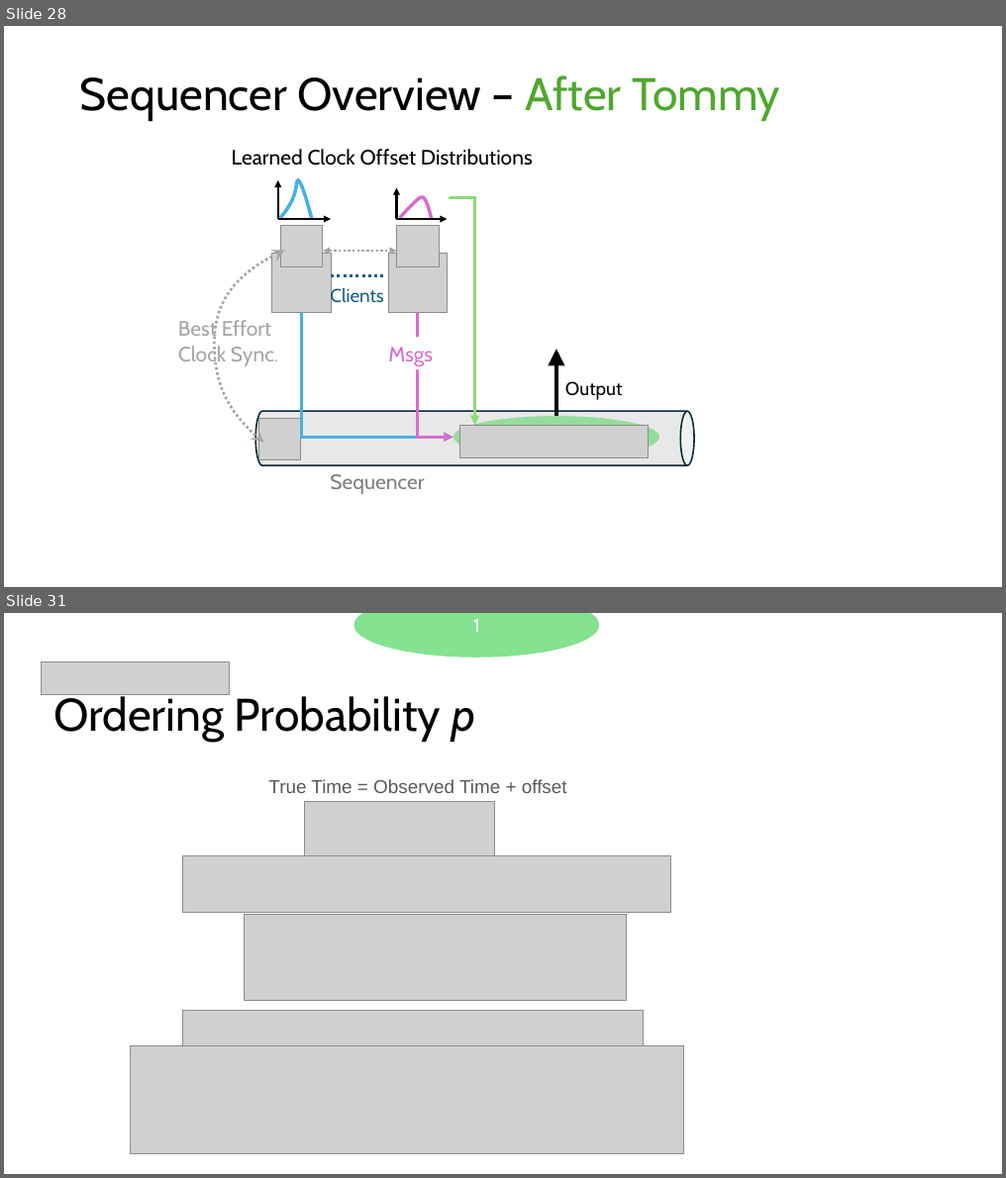
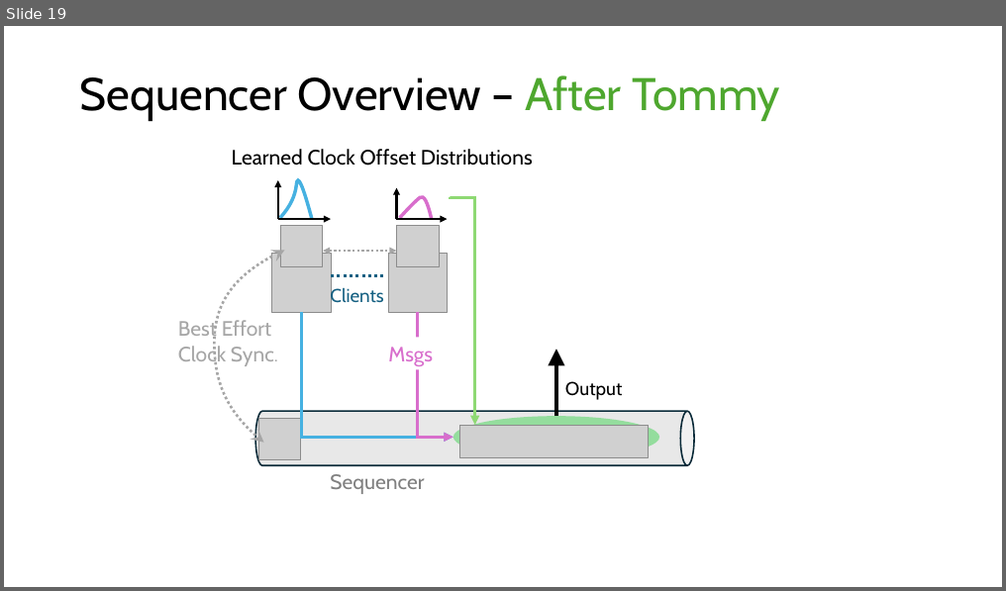
Before and after one commit to HaseebLUMS/Onyx-Presentation, a slide deck: tommy_hotnets_v2.pptx. Shown one above the other, each under a label of ours: slides 28 and 31 before the commit, slide 19 after it; the slides between them are not shown. The pictures are 1006x1178 and 1006x591 pixels, drawn with LibreOffice and Linux fonts; fonts in the diff are those of the drawing; grey boxes stand for pictures. Boxes give left, top, right and bottom in pixels: in the first picture for what was removed or moved away, otherwise in the second. Text is boxed around its words. In the diff, an @@ line names an element or a change of style, - is before the commit and + after.

```diff
--- a/tommy_hotnets_v2.pptx
+++ b/tommy_hotnets_v2.pptx
@@ slide 31 removed at [4, 613, 1002, 1174], background #FFFFFF @@
@@ ellipse removed at [354, 613, 600, 658] @@
-1
@@ picture removed at [41, 663, 230, 695] @@
@@ title removed at [54, 692, 475, 742] @@
-Ordering Probability p
@@ text removed at [268, 779, 567, 793] @@
-True Time = Observed Time + offset
@@ picture removed at [304, 802, 494, 860] @@
@@ picture removed at [183, 857, 671, 912] @@
@@ picture removed at [244, 914, 626, 1001] @@
@@ picture removed at [183, 1011, 644, 1046] @@
@@ picture removed at [131, 1046, 684, 1155] @@
@@ what was slide 28 is now slide 19 @@
```
Also in this commit, not shown: 9 slides changed, 7 slides added, 14 other slides removed.
